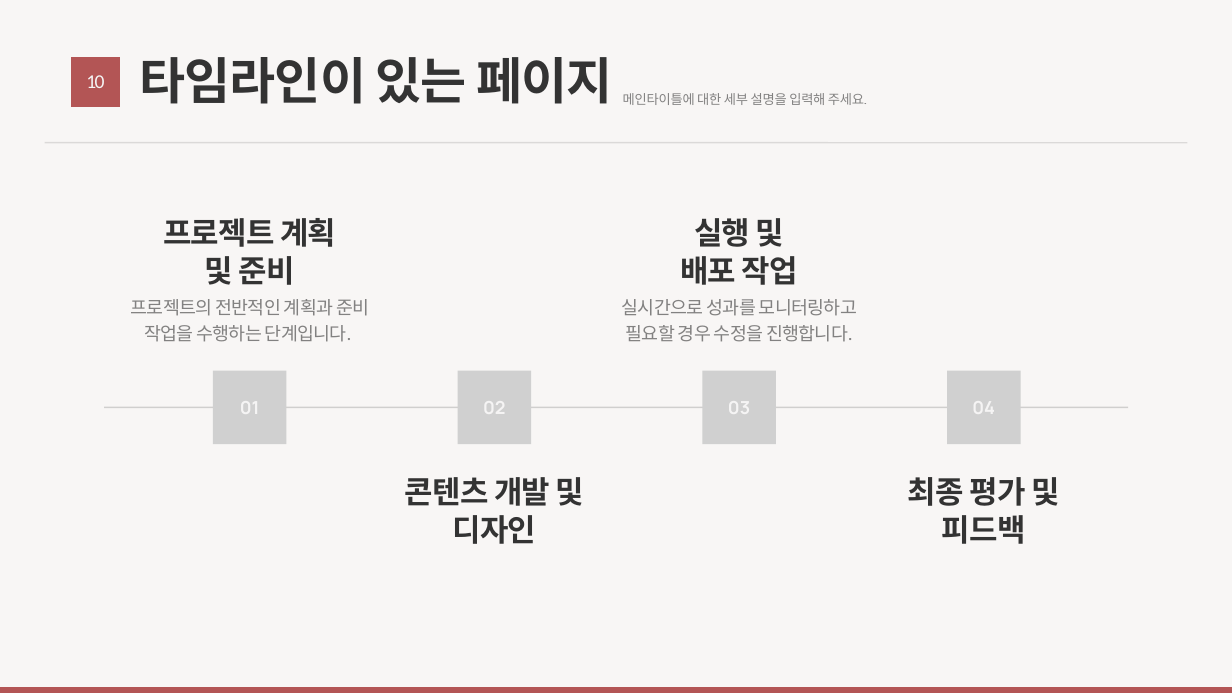
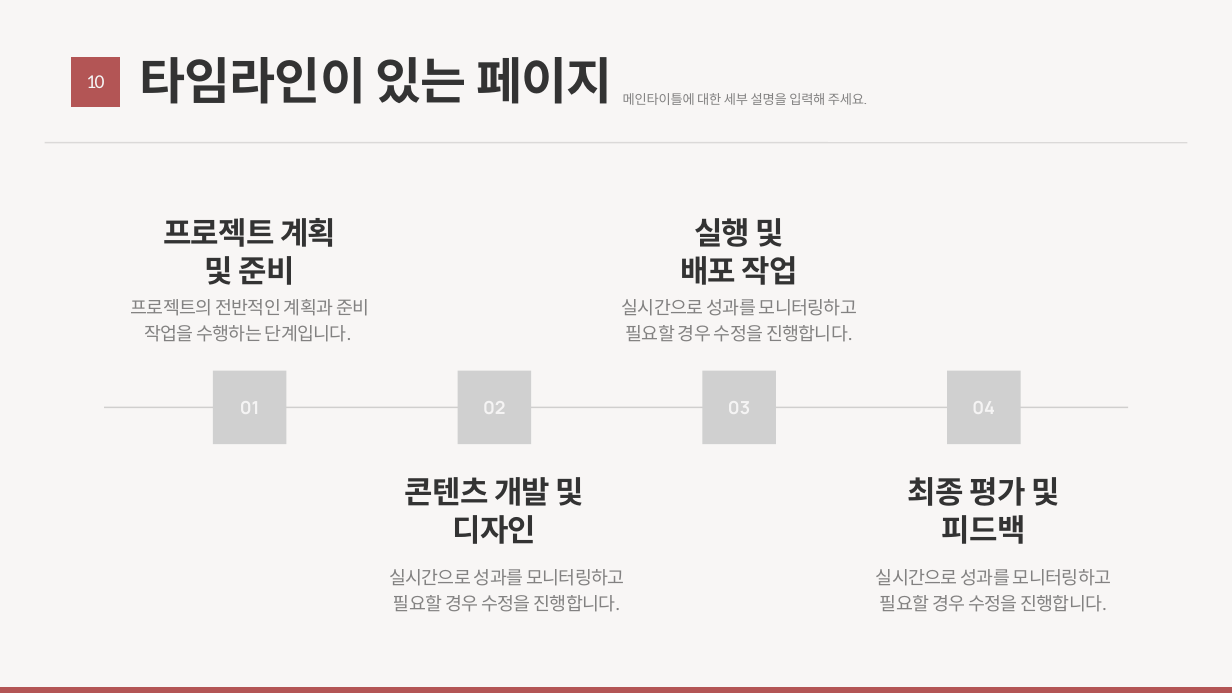
Before and after one commit to JiyouKim9603/project-ai, a slide deck: slide 11 of backend/template.pptx. Drawn at 1232x693 pixels with LibreOffice and Linux fonts; fonts in the diff are those of the drawing; grey boxes stand for pictures; background and template pictures are left out. Boxes give left, top, right and bottom in pixels: in the first picture for what was removed or moved away, otherwise in the second. Text is boxed around its words. In the diff, an @@ line names an element or a change of style, - is before the commit and + after.

Commit message:
ppt 개선 및 dns 연결

```diff
--- a/backend/template.pptx
+++ b/backend/template.pptx
@@ text added at (x1=389, y1=569, x2=624, y2=612), 21.5 pt, text #222222 at 55% opacity @@
+실시간으로 성과를 모니터링하고 필요할 경우 수정을 진행합니다.
@@ text added at (x1=876, y1=569, x2=1111, y2=612), 21.5 pt, text #222222 at 55% opacity @@
+실시간으로 성과를 모니터링하고 필요할 경우 수정을 진행합니다.
```
Also in this commit, not shown: 1 other file.
